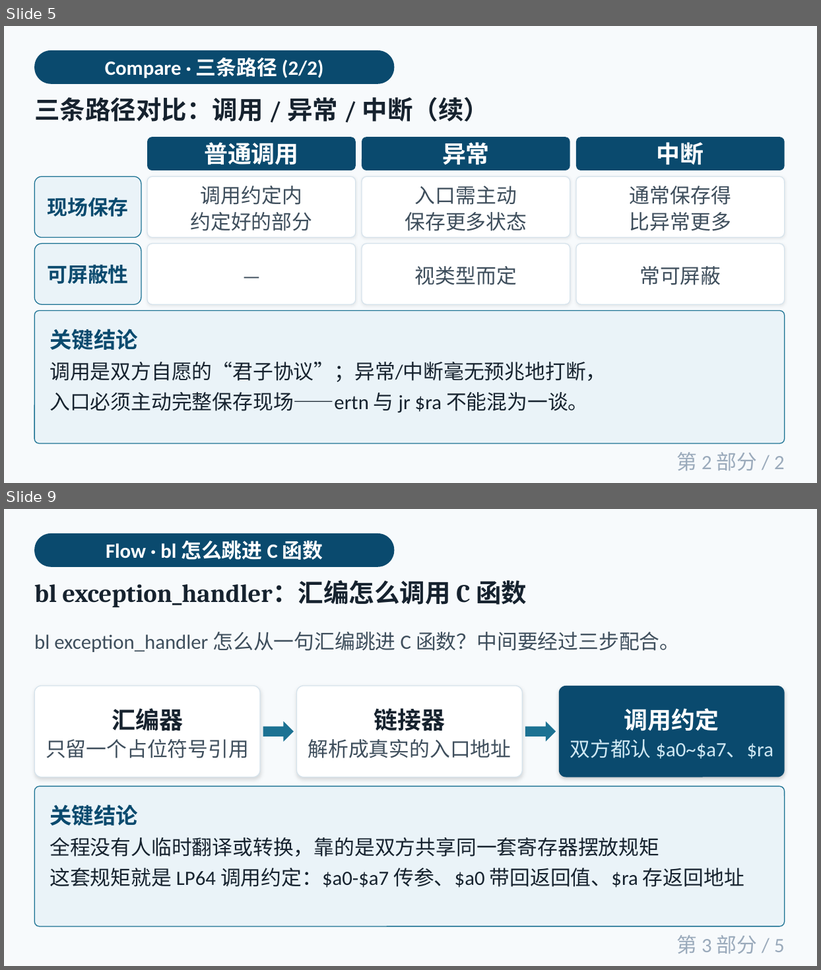
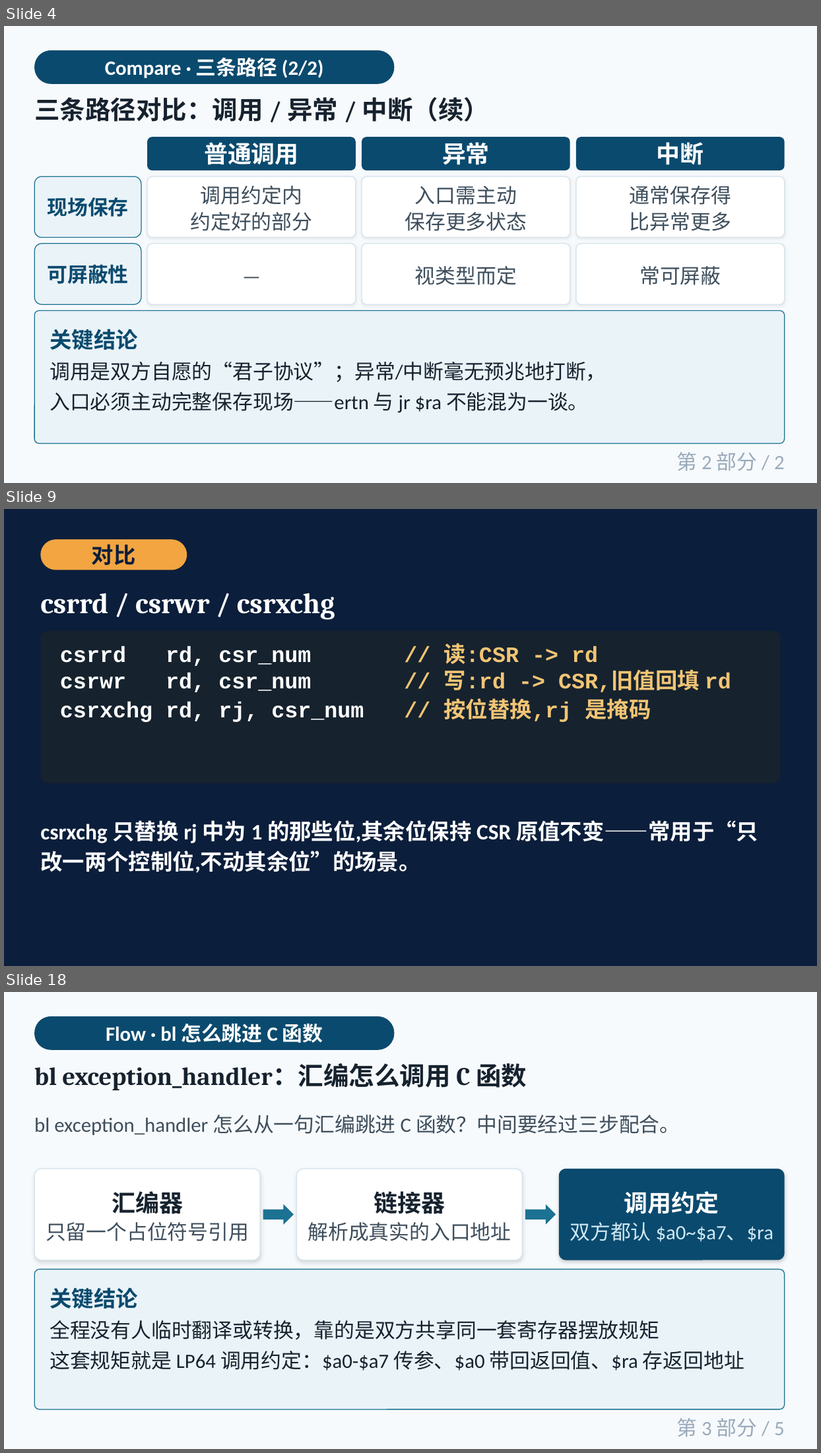
Before and after one commit to cxi218447-byte/miniOS, a slide deck: docs/09/week09_异常与中断_第1-2部分.pptx. Shown one above the other, each under a label of ours: slides 5 and 9 before the commit, slides 4, 9 and 18 after it; the slides between them are not shown. The pictures are 821x970 and 821x1453 pixels, drawn with LibreOffice and Linux fonts; fonts in the diff are those of the drawing. Boxes give left, top, right and bottom in pixels: in the first picture for what was removed or moved away, otherwise in the second. Text is boxed around its words. In the diff, an @@ line names an element or a change of style, - is before the commit and + after.

```diff
--- a/docs/09/week09_异常与中断_第1-2部分.pptx
+++ b/docs/09/week09_异常与中断_第1-2部分.pptx
@@ slide 9 added at <box>4,509,817,966</box>, background #0B1E3B @@
@@ rounded rectangle added at <box>40,539,187,570</box>, fill #F2A541 @@
@@ text added at <box>92,544,136,565</box>, 26 pt, text #0B1E3B, bold @@
+对比
@@ text added at <box>40,593,335,620</box>, 34 pt, text #FFFFFF, bold @@
+csrrd / csrwr / csrxchg
@@ rounded rectangle added at <box>40,631,781,784</box>, fill #16222E @@
@@ text added at <box>60,643,731,722</box>, 26 pt, text #FFFFFF, bold @@
+csrrd rd, csr_num // 读:CSR -> rd
+csrwr rd, csr_num // 写:rd -> CSR,旧值回填 rd
+csrxchg rd, rj, csr_num // 按位替换,rj 是掩码
@@ text added at <box>40,821,758,873</box>, 26 pt, text #FFFFFF, bold @@
+csrxchg 只替换 rj 中为 1 的那些位,其余位保持 CSR 原值不变——常用于“只改一两个控制位,不动其余位”的场景。
@@ what was slide 5 is now slide 4 @@
@@ what was slide 9 is now slide 18 @@
```
Also in this commit, not shown: 4 slides changed, 40 other slides added, 8 slides removed, 6 other files.
